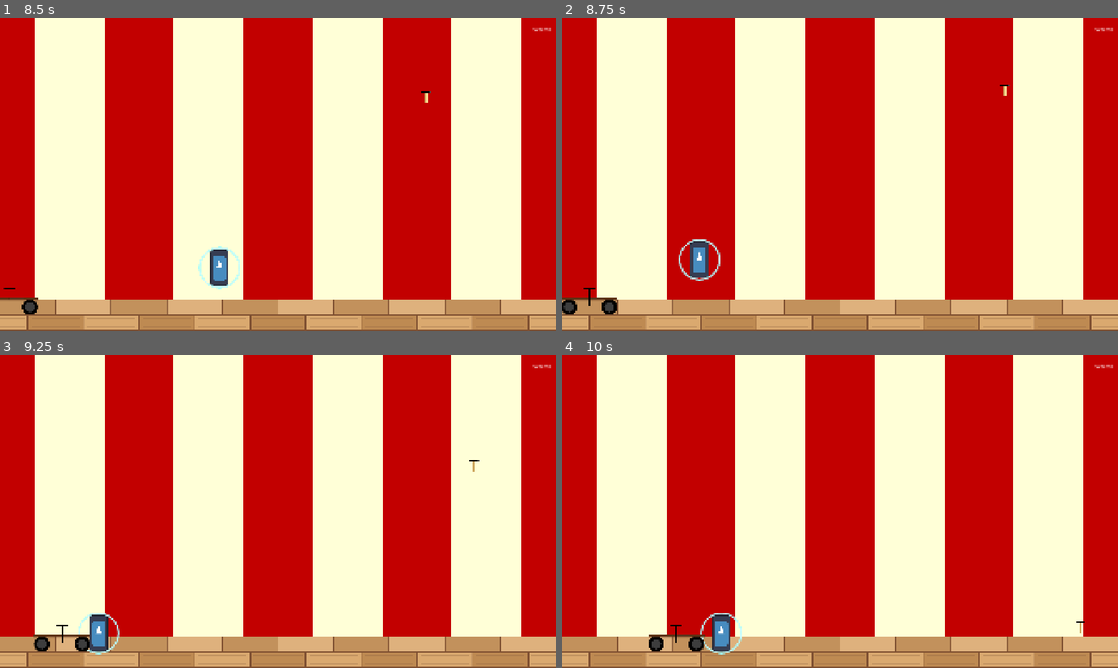
Above: before the commit, frames 1-4 (two rows, left to right).
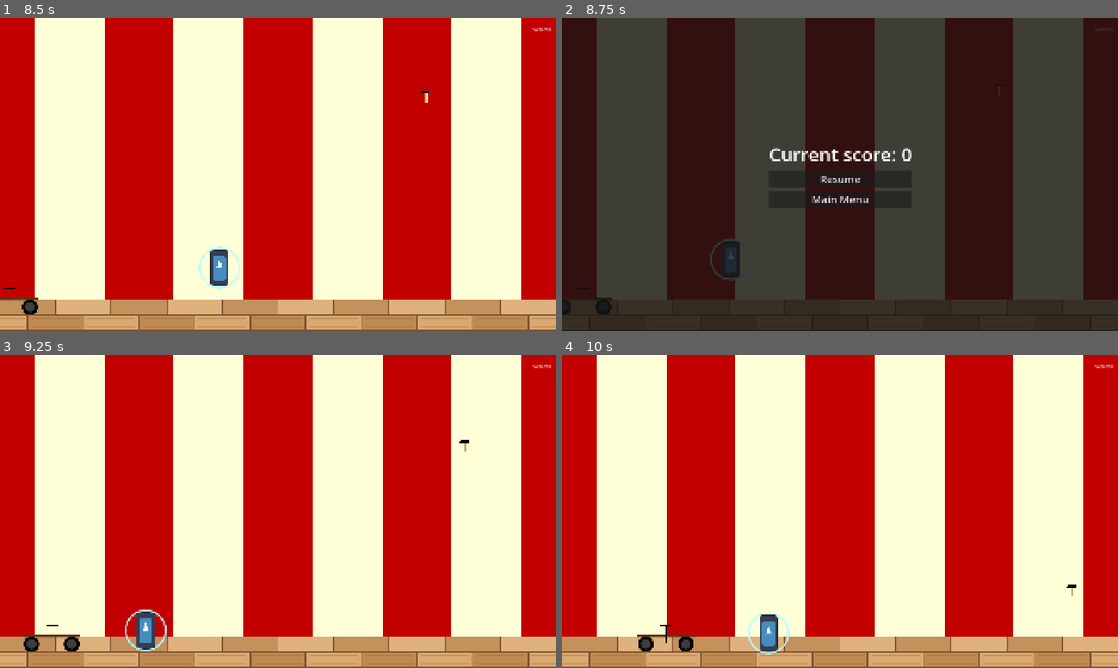
Above: after the commit, the same moments.

Repository: ozyr501/hammer-clown
Game: Godot game, scene res://scenes/main_menu/MainMenu.tscn
Two runs of this game, one before a commit and one after it. Both use one fixed random seed, a clock stepped at 60 frames per second and the inputs below. The engine's default icon, where the game draws it, is replaced by a stand-in: a white triangle on a blue panel in a dark square.
Inputs (mouse positions are in pixels of both pictures, inside the frame that each line leads up to):
- Up to frame 1 (8.5 s): click "New Game" at 0.5 s; click "Level 1" at 1.25 s; move the mouse to (305, 174) at 2.02 s; hold D (move_right) 2.03-3.53 s; click (305, 174) at 2.17 s; tap W (jump) at 2.27, 3.02, 6.77, 7.52, 8.27 s; move the mouse to (250, 174) at 2.77 s; click (250, 174) at 2.92 s; move the mouse to (289, 168) at 3.52 s; hold A (move_left) 3.53-4.25 s; click (289, 168) at 3.67 s; click "Main Menu" at 4.25 s; click "New Game" at 5 s; click "Level 1" at 5.75 s; move the mouse to (272, 180) at 6.52 s; hold D (move_right) 6.53-8.03 s; click (272, 180) at 6.67 s; move the mouse to (316, 177) at 7.27 s; click (316, 177) at 7.42 s; tap R (reset) at 7.9 s; move the mouse to (233, 171) at 8.02 s; hold A (move_left) from 8.03 s (still down); click (233, 171) at 8.17 s
- Up to frame 2 (8.75 s): keep holding A (move_left); tap Escape (ui_cancel) at 8.65 s
- Up to frame 3 (9.25 s): release A (move_left) at 8.75 s; click (278, 514) at 8.75 s, where only the run after the commit has a clickable "Resume"
- Up to frame 4 (10 s): move the mouse to (845, 511) at 9.52 s; hold D (move_right) from 9.53 s (still down); click (845, 511) at 9.67 s

Frame 1 is identical in both runs. In frame 2, 100% of the frame differs, in the area x 0-100%, y 0-100%; in frame 3, 1.5%; in frame 4, 1.5%.

Commit message:
add pause screen
add pause screen

Diff:
--- a/project.godot
+++ b/project.godot
@@ -47,6 +47,11 @@
 , Object(InputEventKey,"resource_local_to_scene":false,"resource_name":"","device":-1,"window_id":0,"alt_pressed":false …(182 unchanged characters)…
 ]
 }
+exit={
+"deadzone": 0.2,
+"events": [Object(InputEventKey,"resource_local_to_scene":false,"resource_name":"","device":-1,"window_id":0,"alt_pressed":false,"shift_pressed":false,"ctrl_pressed":false,"meta_pressed":false,"pressed":false,"keycode":0,"physical_keycode":4194305,"key_label":0,"unicode":0,"location":0,"echo":false,"script":null)
+]
+}
 
 [physics]
 
--- /dev/null
+++ b/scenes/level/pause_screen.gd
@@ -0,0 +1,23 @@
+extends CanvasLayer
+
+@onready var current_score_label: Label = $MarginContainer/VBoxContainer/CurrentScoreLabel
+
+func pause_game(score: int) -> void:
+	current_score_label.text = "Current score: " + str(score)
+	show()
+	get_tree().paused = true
+	Input.mouse_mode = Input.MOUSE_MODE_VISIBLE
+
+func _unhandled_input(event: InputEvent) -> void:
+	if visible and event.is_action_pressed("exit"):
+		get_viewport().set_input_as_handled()
+		_on_resume_pressed()
+
+func _on_resume_pressed() -> void:
+	hide()
+	get_tree().paused = false
+	Input.mouse_mode = Input.MOUSE_MODE_CAPTURED
+
+func _on_main_menu_pressed() -> void:
+	get_tree().paused = false
+	get_tree().change_scene_to_file("res://scenes/main_menu/MainMenu.tscn")
--- /dev/null
+++ b/scenes/level/pause_screen.tscn
@@ -0,0 +1,55 @@
+[gd_scene format=3 uid="uid://c7sjywjjff4g"]
+
+[ext_resource type="Script" uid="uid://b4ud8v02wvip5" path="res://scenes/level/pause_screen.gd" id="1_script"]
+[ext_resource type="Theme" uid="uid://dhatq1k57h6e2" path="res://materials/MenuButtonMaterial.tres" id="2_theme"]
+
+[node name="PauseScreen" type="CanvasLayer" unique_id=1950422567]
+process_mode = 3
+layer = 2
+visible = false
+script = ExtResource("1_script")
+
+[node name="ColorRect" type="ColorRect" parent="." unique_id=368440303]
+anchors_preset = 15
+anchor_right = 1.0
+anchor_bottom = 1.0
+grow_horizontal = 2
+grow_vertical = 2
+color = Color(0.078431375, 0.078431375, 0.078431375, 0.81960785)
+
+[node name="MarginContainer" type="MarginContainer" parent="." unique_id=1482905916]
+anchors_preset = 15
+anchor_right = 1.0
+anchor_bottom = 1.0
+offset_right = 3.0
+grow_horizontal = 2
+grow_vertical = 2
+theme_override_constants/margin_left = 20
+theme_override_constants/margin_top = 20
+theme_override_constants/margin_right = 20
+theme_override_constants/margin_bottom = 20
+
+[node name="VBoxContainer" type="VBoxContainer" parent="MarginContainer" unique_id=669371976]
+layout_mode = 2
+size_flags_horizontal = 4
+size_flags_vertical = 4
+theme_override_constants/separation = 12
+
+[node name="CurrentScoreLabel" type="Label" parent="MarginContainer/VBoxContainer" unique_id=2067818034]
+layout_mode = 2
+size_flags_horizontal = 4
+theme_override_font_sizes/font_size = 64
+text = "Current score: 0"
+
+[node name="Resume" type="Button" parent="MarginContainer/VBoxContainer" unique_id=2053970861]
+layout_mode = 2
+theme = ExtResource("2_theme")
+text = "Resume"
+
+[node name="Main Menu" type="Button" parent="MarginContainer/VBoxContainer" unique_id=237372535]
+layout_mode = 2
+theme = ExtResource("2_theme")
+text = "Main Menu"
+
+[connection signal="pressed" from="MarginContainer/VBoxContainer/Resume" to="." method="_on_resume_pressed"]
+[connection signal="pressed" from="MarginContainer/VBoxContainer/Main Menu" to="." method="_on_main_menu_pressed"]
--- a/scenes/level/stages/Level1.tscn
+++ b/scenes/level/stages/Level1.tscn
@@ -10,6 +10,8 @@
 [ext_resource type="Theme" uid="uid://dhatq1k57h6e2" path="res://materials/MenuButtonMaterial.tres" id="7_pfovo"]
 [ext_resource type="AudioStream" uid="uid://ce1iasuhkc3q3" path="res://assets/carnivalrides.ogg" id="9_rx0hq"]
 [ext_resource type="AudioStream" uid="uid://div2la1iffb7e" path="res://assets/802465__sadiquecat__stick-whoosh-7-soft.wav" id="10_w7lhp"]
+
+[ext_resource type="PackedScene" path="res://scenes/level/pause_screen.tscn" id="11_pause"]
 
 [sub_resource type="WorldBoundaryShape2D" id="WorldBoundaryShape2D_0pk7q"]
 
@@ -194,6 +196,8 @@
 autoplay = true
 parameters/looping = true
 
+[node name="PauseScreen" parent="." instance=ExtResource("11_pause")]
+
 [connection signal="body_entered" from="ScoringArea" to="." method="_on_scoring_area_body_entered"]
 [connection signal="body_entered" from="LosingArea" to="." method="_on_losing_area_body_entered"]
 [connection signal="pressed" from="GameOverScreen/MarginContainer/VBoxContainer/Retry" to="." method="_on_retry_pressed"]
--- a/scenes/level/stages/Level2.tscn
+++ b/scenes/level/stages/Level2.tscn
@@ -10,6 +10,8 @@
 [ext_resource type="AudioStream" uid="uid://div2la1iffb7e" path="res://assets/802465__sadiquecat__stick-whoosh-7-soft.wav" id="8_wyoyk"]
 [ext_resource type="Theme" uid="uid://dhatq1k57h6e2" path="res://materials/MenuButtonMaterial.tres" id="9_nf420"]
 [ext_resource type="AudioStream" uid="uid://ce1iasuhkc3q3" path="res://assets/carnivalrides.ogg" id="10_i0xc8"]
+
+[ext_resource type="PackedScene" path="res://scenes/level/pause_screen.tscn" id="11_pause"]
 
 [sub_resource type="WorldBoundaryShape2D" id="WorldBoundaryShape2D_0pk7q"]
 
@@ -194,6 +196,8 @@
 autoplay = true
 parameters/looping = true
 
+[node name="PauseScreen" parent="." instance=ExtResource("11_pause")]
+
 [connection signal="body_entered" from="ScoringArea" to="." method="_on_scoring_area_body_entered"]
 [connection signal="body_entered" from="LosingArea" to="." method="_on_losing_area_body_entered"]
 [connection signal="pressed" from="GameOverScreen/MarginContainer/VBoxContainer/Retry" to="." method="_on_retry_pressed"]
--- a/scenes/level/stages/Level3.tscn
+++ b/scenes/level/stages/Level3.tscn
@@ -11,6 +11,8 @@
 [ext_resource type="AudioStream" uid="uid://div2la1iffb7e" path="res://assets/802465__sadiquecat__stick-whoosh-7-soft.wav" id="8_eehc0"]
 [ext_resource type="Theme" uid="uid://dhatq1k57h6e2" path="res://materials/MenuButtonMaterial.tres" id="9_10muu"]
 [ext_resource type="AudioStream" uid="uid://ce1iasuhkc3q3" path="res://assets/carnivalrides.ogg" id="10_ni57o"]
+
+[ext_resource type="PackedScene" path="res://scenes/level/pause_screen.tscn" id="11_pause"]
 
 [sub_resource type="WorldBoundaryShape2D" id="WorldBoundaryShape2D_0pk7q"]
 
@@ -242,6 +244,8 @@
 autoplay = true
 parameters/looping = true
 
+[node name="PauseScreen" parent="." instance=ExtResource("11_pause")]
+
 [connection signal="body_entered" from="ScoringArea" to="." method="_on_scoring_area_body_entered"]
 [connection signal="body_entered" from="LosingArea" to="." method="_on_losing_area_body_entered"]
 [connection signal="pressed" from="GameOverScreen/MarginContainer/VBoxContainer/Retry" to="." method="_on_retry_pressed"]
--- a/scenes/level/stages/level_1.gd
+++ b/scenes/level/stages/level_1.gd
@@ -3,6 +3,7 @@
 @onready var scoring_area: Area2D = $ScoringArea
 @onready var label: Label = $UI/MarginContainer/ScoreLabel
 
+@onready var pause_screen: CanvasLayer = $PauseScreen
 @onready var game_over_screen: CanvasLayer = $GameOverScreen
 @onready var final_score_label: Label = $GameOverScreen/MarginContainer/VBoxContainer/FinalScoreLabel
 
@@ -24,8 +25,10 @@
 	spawn_cart()
 
 func _input(event: InputEvent) -> void:
-	if event.is_action_pressed("ui_cancel"):
-		Input.mouse_mode = Input.MOUSE_MODE_VISIBLE
+	if event.is_action_pressed("exit") and not game_over_screen.visible:
+		get_viewport().set_input_as_handled()
+		pause_screen.pause_game(score)
+		return
 	if event is InputEventMouseButton and event.pressed and event.button_index == MOUSE_BUTTON_LEFT and not game_over_screen.visible:
 		Input.mouse_mode = Input.MOUSE_MODE_CAPTURED
 	if event.is_action_pressed("reset"):
--- a/scenes/level/stages/level_2.gd
+++ b/scenes/level/stages/level_2.gd
@@ -3,6 +3,7 @@
 @onready var scoring_area: Area2D = $ScoringArea
 @onready var label: Label = $UI/MarginContainer/ScoreLabel
 
+@onready var pause_screen: CanvasLayer = $PauseScreen
 @onready var game_over_screen: CanvasLayer = $GameOverScreen
 @onready var final_score_label: Label = $GameOverScreen/MarginContainer/VBoxContainer/FinalScoreLabel
 
@@ -25,8 +26,10 @@
 	main_character.friction_modifier = 0.2
 
 func _input(event: InputEvent) -> void:
-	if event.is_action_pressed("ui_cancel"):
-		Input.mouse_mode = Input.MOUSE_MODE_VISIBLE
+	if event.is_action_pressed("exit") and not game_over_screen.visible:
+		get_viewport().set_input_as_handled()
+		pause_screen.pause_game(score)
+		return
 	if event is InputEventMouseButton and event.pressed and event.button_index == MOUSE_BUTTON_LEFT and not game_over_screen.visible:
 		Input.mouse_mode = Input.MOUSE_MODE_CAPTURED
 	if event.is_action_pressed("reset"):
--- a/scenes/level/stages/level_3.gd
+++ b/scenes/level/stages/level_3.gd
@@ -3,6 +3,7 @@
 @onready var scoring_area: Area2D = $ScoringArea
 @onready var label: Label = $UI/MarginContainer/ScoreLabel
 
+@onready var pause_screen: CanvasLayer = $PauseScreen
 @onready var game_over_screen: CanvasLayer = $GameOverScreen
 @onready var final_score_label: Label = $GameOverScreen/MarginContainer/VBoxContainer/FinalScoreLabel
 
@@ -24,8 +25,10 @@
 	spawn_cart()
 
 func _input(event: InputEvent) -> void:
-	if event.is_action_pressed("ui_cancel"):
-		Input.mouse_mode = Input.MOUSE_MODE_VISIBLE
+	if event.is_action_pressed("exit") and not game_over_screen.visible:
+		get_viewport().set_input_as_handled()
+		pause_screen.pause_game(score)
+		return
 	if event is InputEventMouseButton and event.pressed and event.button_index == MOUSE_BUTTON_LEFT and not game_over_screen.visible:
 		Input.mouse_mode = Input.MOUSE_MODE_CAPTURED
 	if event.is_action_pressed("reset"):
Not shown, changed: export_presets.cfg
Not shown, added: scenes/level/pause_screen.gd.uid
Not shown, added: Hammer Clown 2.0.console.exe
Not shown, added: Hammer Clown 2.0.exe
Not shown, added: Hammer Clown 2.0.pck
